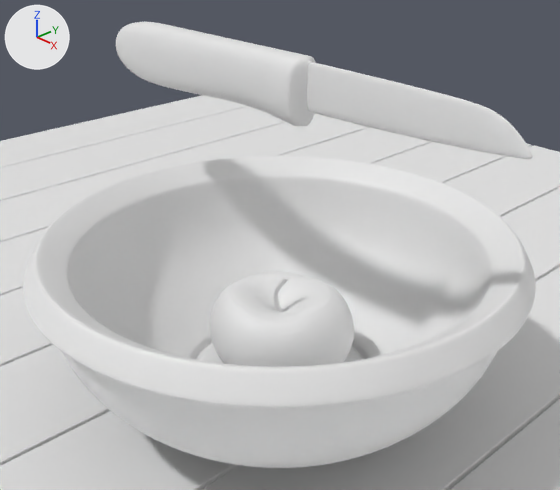
Renders of the Blender file apple.blend from each side of a commit.
One viewpoint serves both versions: a 50 mm lens placed at (0.265, -0.249, 0.266), pointed at (0.002, -0.002, 0.093). The lights are fixed; the arrows at upper left show +X, +Y and +Z.

The older version as bpy lines, for what is in view:
```python
me_cube = bpy.data.meshes.new('Cube')
me_cube.from_pydata(...)  # 104 vertices, 100 faces; spans x -0.131..0.134, y -0.011..0.009, z -0.017..0.017
me_cube.polygons.foreach_set('use_smooth', [True] * 100)
me_sphere = bpy.data.meshes.new('Sphere')
me_sphere.from_pydata(...)  # 226 vertices, 233 faces; spans x -0.0391..0.0409, y -0.0395..0.0395, z -0.0372..0.0354
me_sphere_001 = bpy.data.meshes.new('Sphere.001')
me_sphere_001.from_pydata(...)  # 353 vertices, 352 faces; spans x -0.13..0.13, y -0.13..0.13, z 0.0..0.086
me_sphere_001.polygons.foreach_set('use_smooth', [True] * 352)
ob_apple = bpy.data.objects.new('apple', me_sphere)
ob_apple.location = (0.0, 0.0002, 0.04)
_m = ob_apple.modifiers.new('Subdivision', 'SUBSURF')
_m.levels = 2
ob_bowl = bpy.data.objects.new('bowl', me_sphere_001)
ob_bowl.location = (0.0, 0.0, 0.0)
_m = ob_bowl.modifiers.new('Solidify', 'SOLIDIFY')
_m.thickness = 0.016
_m = ob_bowl.modifiers.new('Bevel', 'BEVEL')
_m.segments = 2
_m = ob_bowl.modifiers.new('Subdivision', 'SUBSURF')
_m.levels = 3
_m.render_levels = 3
ob_knife = bpy.data.objects.new('knife', me_cube)
ob_knife.location = (0.0, 0.0, 0.1748)
_m = ob_knife.modifiers.new('Subdivision', 'SUBSURF')
_m.levels = 3
_m.render_levels = 3
# also in view: 'wood' at (0.03, 0.0, -0.005)
```
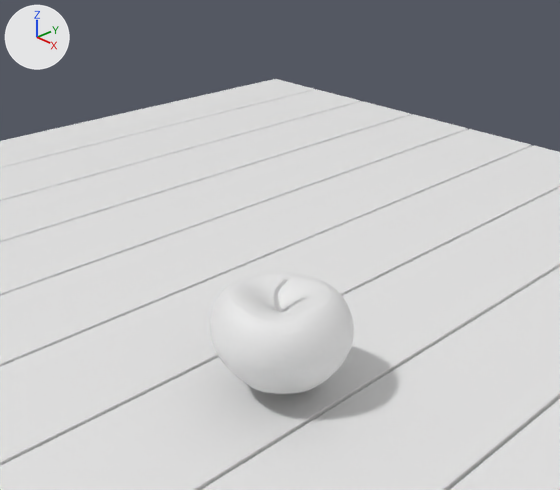
Changed parts and their boxes [x1, y1, x2, y2] in the pictures (560 x 490 px):
'bowl', hidden
    before: [23, 156, 536, 468]
'knife', hidden
    before: [116, 22, 532, 159]

Diff of the bpy script that builds the scene:
```diff
--- a/apple.blend.py
+++ b/apple.blend.py
@@ ob_knife @@
 _m = ob_knife.modifiers.new('Subdivision', 'SUBSURF')
 _m.render_levels = 3
+ob_knife.hide_set(True)
@@ ob_bowl @@
 _m = ob_bowl.modifiers.new('Subdivision', 'SUBSURF')
 _m.render_levels = 3
+ob_bowl.hide_set(True)
```
